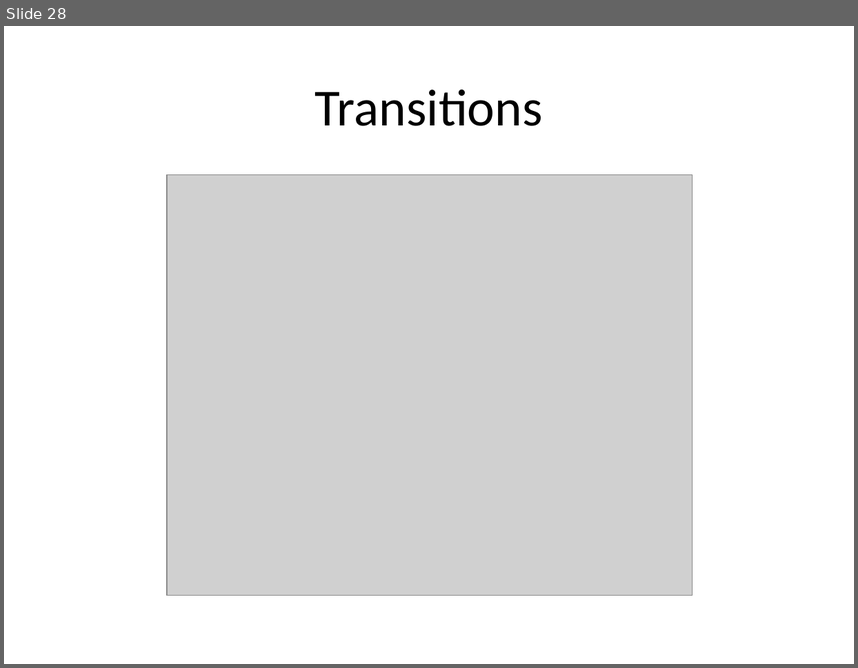
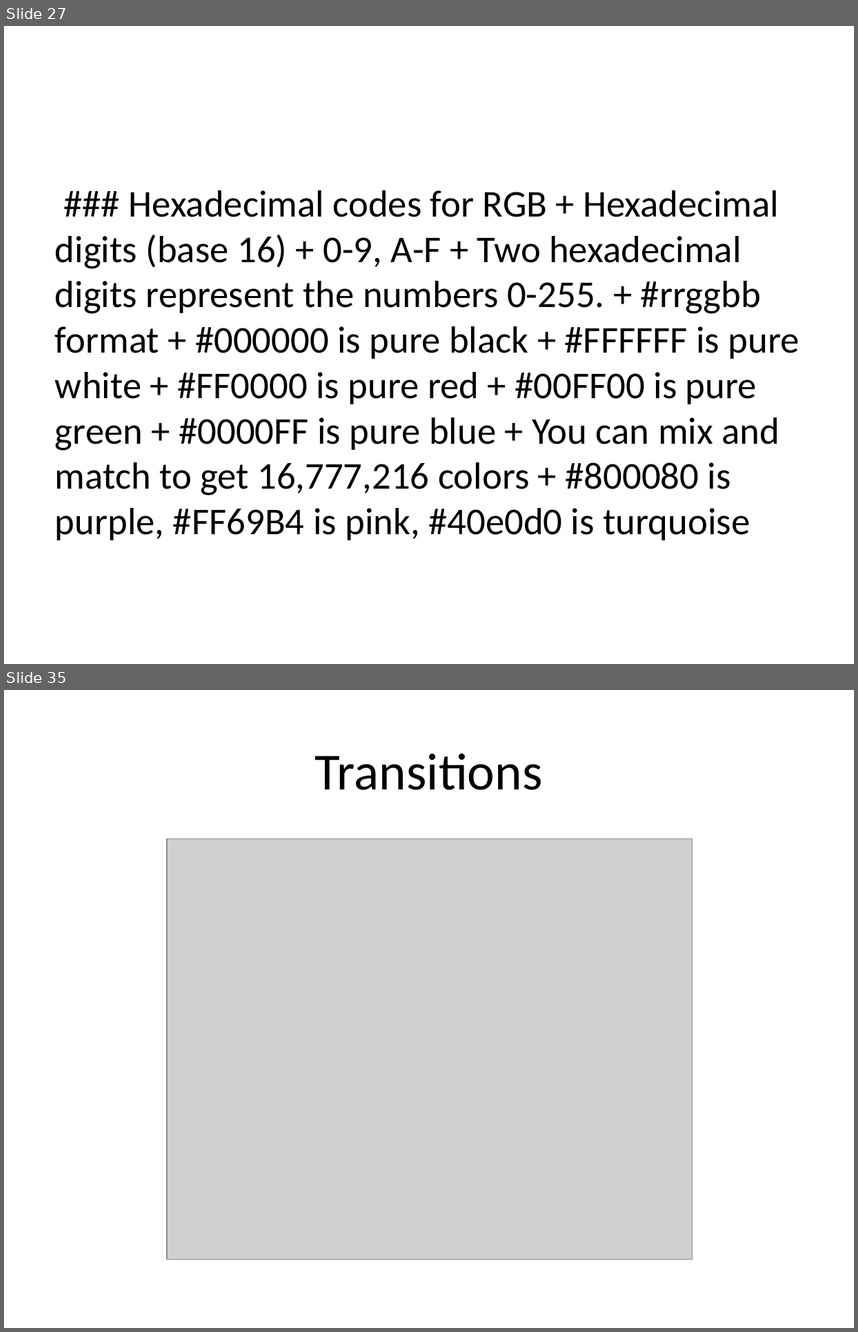
Before and after one commit to pmean/data-visualization, a slide deck: data-viz-02/src/data-visualization-02-bars.pptx. Shown one above the other, each under a label of ours: slide 28 before the commit, slides 27 and 35 after it; the slides between them are not shown. The pictures are 858x668 and 858x1332 pixels, drawn with LibreOffice and Linux fonts; fonts in the diff are those of the drawing; grey boxes stand for pictures. Boxes give left, top, right and bottom in pixels: in the first picture for what was removed or moved away, otherwise in the second. Text is boxed around its words. In the diff, an @@ line names an element or a change of style, - is before the commit and + after.

```diff
--- a/data-viz-02/src/data-visualization-02-bars.pptx
+++ b/data-viz-02/src/data-visualization-02-bars.pptx
@@ slide 27 added at box(4, 26, 854, 664), background #FFFFFF @@
@@ text added at box(55, 190, 800, 540), 32 pt, text #000000 @@
+### Hexadecimal codes for RGB + Hexadecimal digits (base 16) + 0-9, A-F + Two hexadecimal digits represent the numbers 0-255. + #rrggbb format + #000000 is pure black + #FFFFFF is pure white + #FF0000 is pure red + #00FF00 is pure green + #0000FF is pure blue + You can mix and match to get 16,777,216 colors + #800080 is purple, #FF69B4 is pink, #40e0d0 is turquoise
@@ what was slide 28 is now slide 35 @@
```
Also in this commit, not shown: 6 other slides added, 29 other files.
